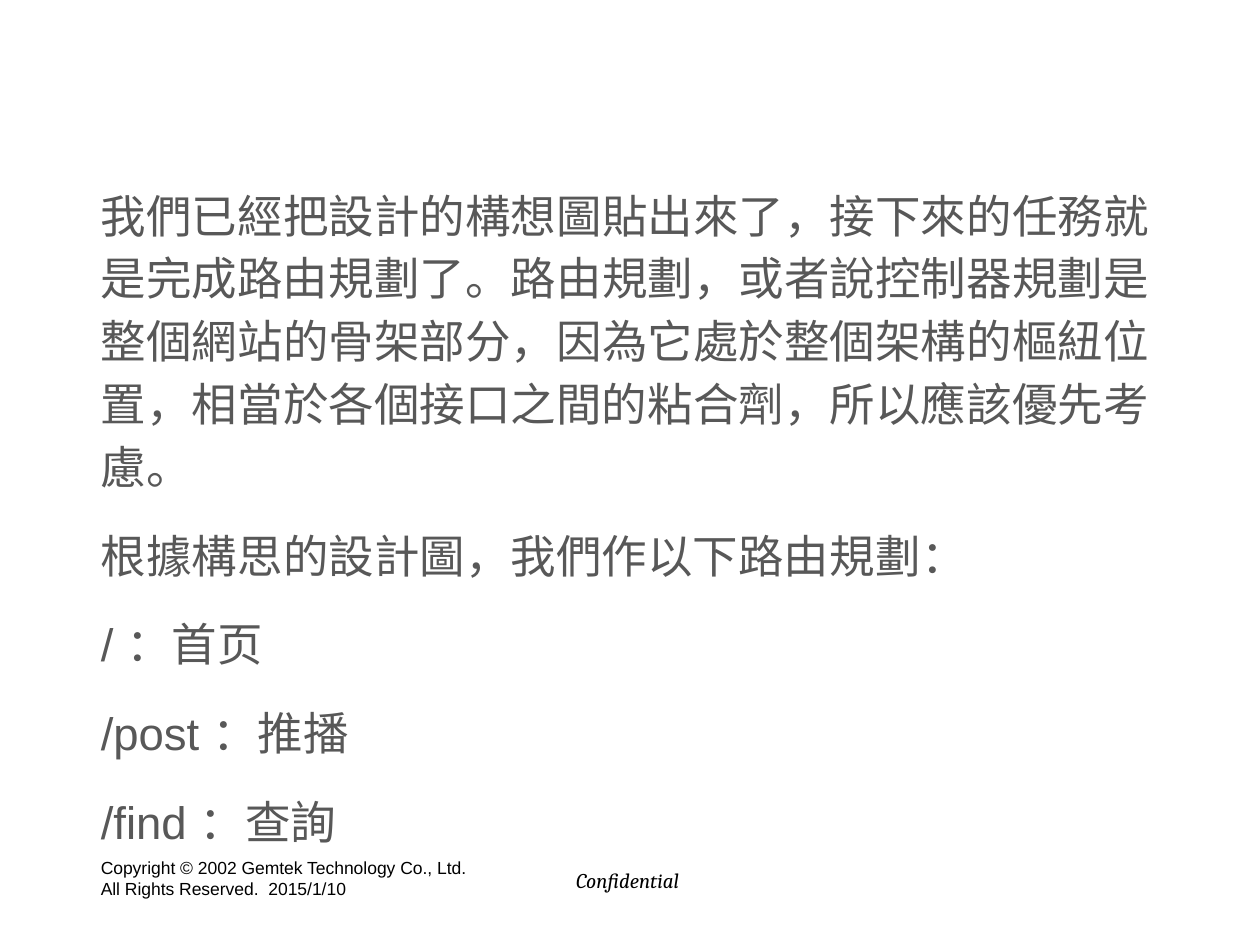
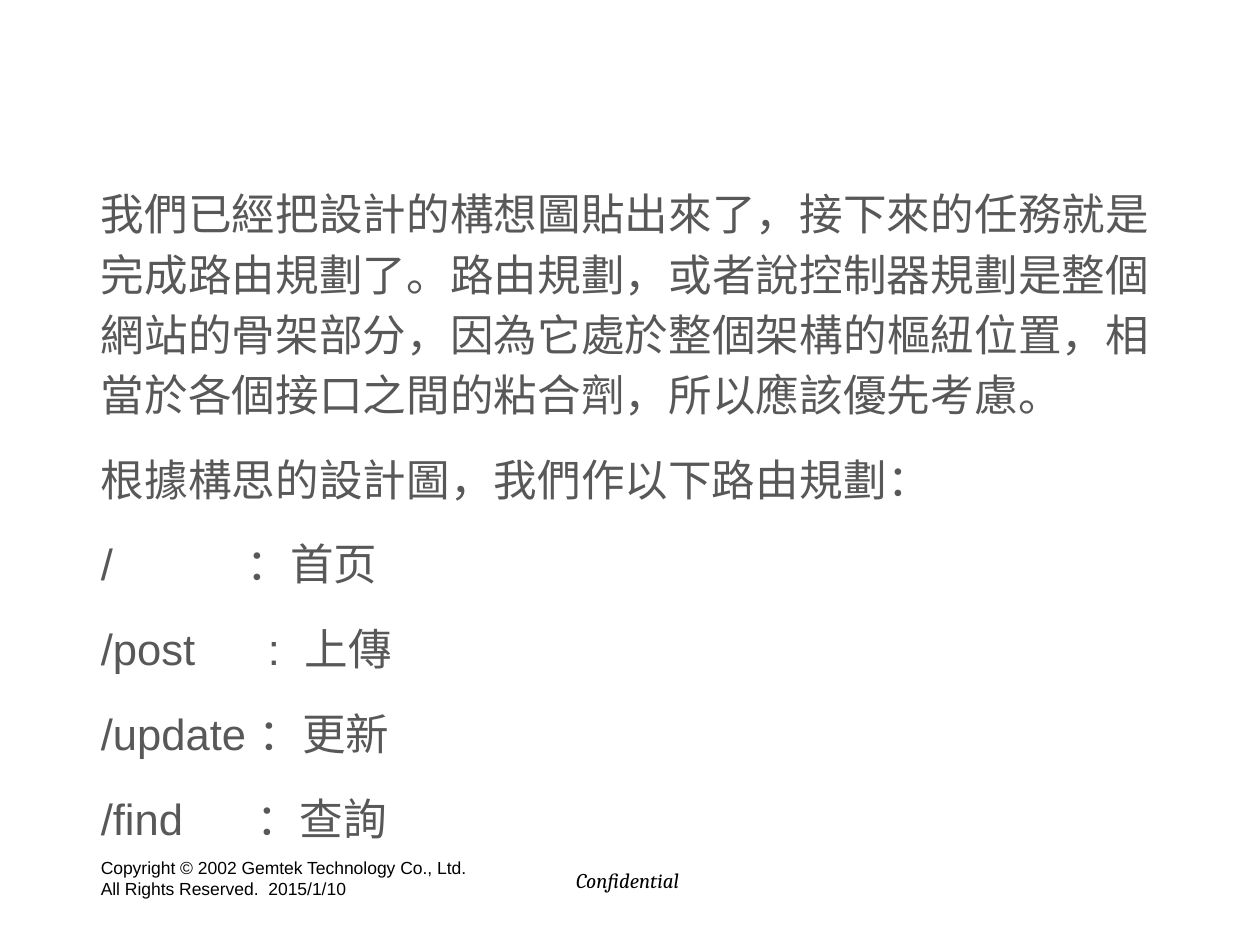
Before and after one commit to hyper570908/demo, a slide deck: slide 45 of doc/GIot_Session2.pptx (slide 49 before the commit). Drawn at 1260x945 pixels with LibreOffice and Linux fonts; fonts in the diff are those of the drawing; background and template pictures are left out. Boxes give left, top, right and bottom in pixels: in the first picture for what was removed or moved away, otherwise in the second. Text is boxed around its words. In the diff, an @@ line names an element or a change of style, - is before the commit and + after.

```diff
--- a/doc/GIot_Session2.pptx
+++ b/doc/GIot_Session2.pptx
@@ text at (101, 193, 1149, 839): size 26 to 25 pt in "我們已經把設計的構想圖貼出來了，接下來的任務就是完成路由規劃了。路由規劃，或者說控制器規劃是整個網站的骨架部分，因為它處 ...", "根據構思的設計圖，我們作以下路由規劃：", "/ ：首页", "/find ：查詢"; less space between paragraphs @@
@@ text at (101, 629, 392, 759): text changed; size 26 to 25 pt @@
-/post ：推播
+/post : 上傳
+/update ：更新
```
Also in this commit, not shown: 31 other slides changed, 9 slides added, 11 slides removed.
